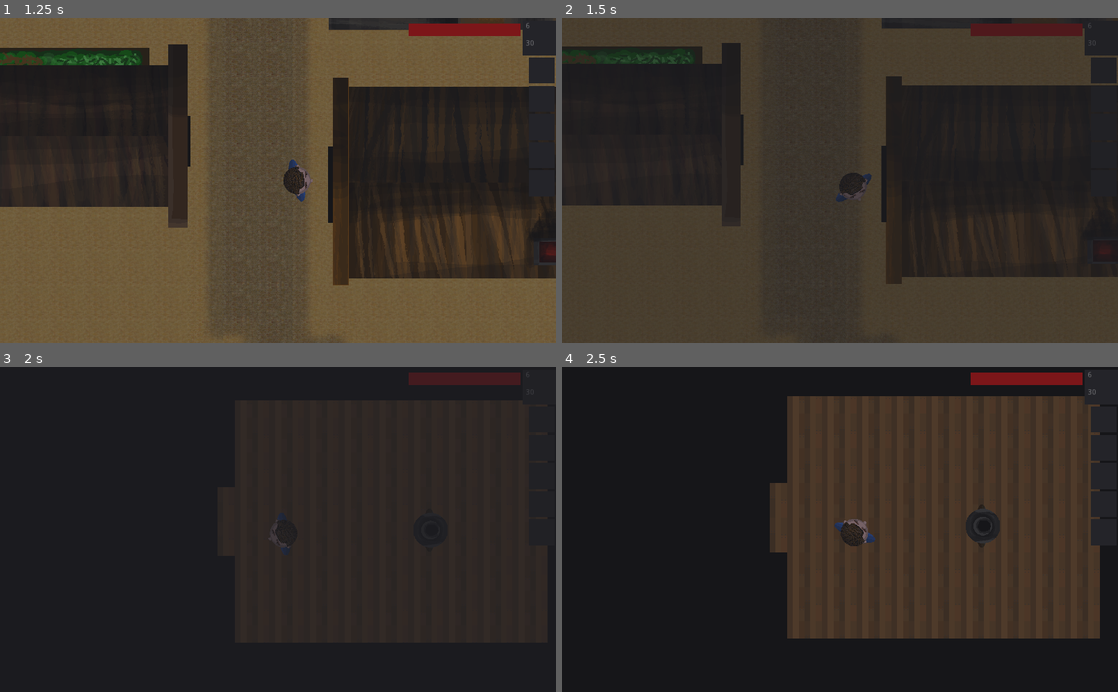
Above: before the commit, frames 1-4 (two rows, left to right).
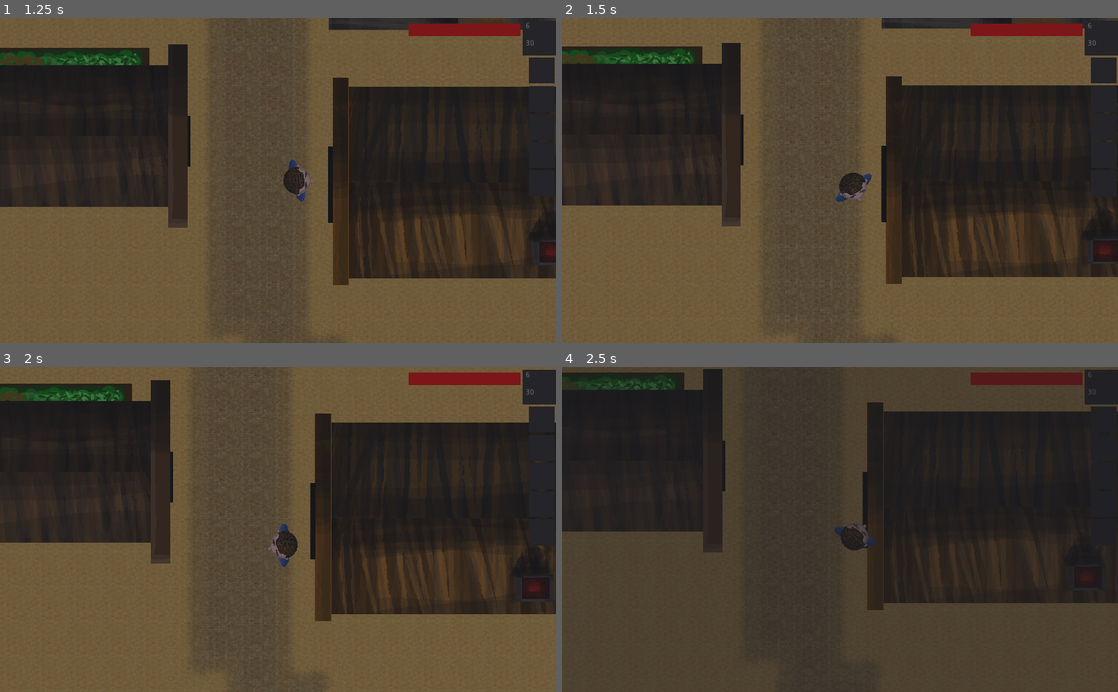
Above: after the commit, the same moments.

Repository: JortvD/ld49
Game: Godot game, scene res://scenes/MainScene.tscn
Same seed, same stepped clock (60 frames per second), same inputs: the game is played once before the commit and once after it. The engine's default icon, where the game draws it, is replaced by a stand-in: a white triangle on a blue panel in a dark square.
Inputs (mouse positions are in pixels of both pictures, inside the frame that each line leads up to):
- Up to frame 1 (1.25 s): tap Enter at 0.5 s; move the mouse to (400, 164) at 0.52 s; hold Right (ui_right) from 0.53 s (still down); tap R at 0.6 s; tap Space at 0.77 s
- Up to frame 2 (1.5 s): move the mouse to (728, 196) at 1.27 s; release Right (ui_right) at 1.28 s; hold Down (ui_down) from 1.28 s (still down); tap H at 1.35 s
- Up to frame 3 (2 s): keep holding Down (ui_down); tap Space at 1.52 s
- Up to frame 4 (2.5 s): move the mouse to (895, 458) at 2.02 s; release Down (ui_down) at 2.03 s; hold Right (ui_right) from 2.03 s (still down); tap C at 2.1 s

Frame 1 is identical in both runs. In frame 2, 56% of the frame differs, in the area x 0-100%, y 0-100%; in frame 3, 62%; in frame 4, 60%.

Commit message:
Bankwoman Dialogue

Diff:
--- a/Player/Player.tscn
+++ b/Player/Player.tscn
@@ -5,9 +5,7 @@
 [ext_resource path="res://head.png" type="Texture" id=3]
 [ext_resource path="res://shoulders_blue.png" type="Texture" id=4]
 
-[sub_resource type="CapsuleShape2D" id=9]
-radius = 23.583
-height = 29.1671
+[sub_resource type="RectangleShape2D" id=9]
 
 [sub_resource type="AtlasTexture" id=2]
 atlas = ExtResource( 4 )
@@ -42,13 +40,13 @@
 }, {
 "frames": [ SubResource( 3 ), SubResource( 4 ), SubResource( 5 ), SubResource( 6 ), SubResource( 7 ), SubResource( 6 ), SubResource( 5 ), SubResource( 4 ) ],
 "loop": true,
-"name": "running",
-"speed": 12.0
+"name": "walking",
+"speed": 8.0
 }, {
 "frames": [ SubResource( 3 ), SubResource( 4 ), SubResource( 5 ), SubResource( 6 ), SubResource( 7 ), SubResource( 6 ), SubResource( 5 ), SubResource( 4 ) ],
 "loop": true,
-"name": "walking",
-"speed": 8.0
+"name": "running",
+"speed": 12.0
 } ]
 
 [node name="Player" type="KinematicBody2D"]
--- a/dialog.json
+++ b/dialog.json
@@ -899,6 +899,54 @@
 			]
 		},
 		{
+			"id": "bankwoman-relaxing",
+			"dictionary": ["npc"],
+			"variables": [],
+			"start": "a1",
+			"messages": [
+				{
+					"id": "a1",
+					"name": "BankWoman",
+					"text": "To be fair I don't know what I am doing here. It's like I'll buy anything here",
+					"type": "EXIT"
+				}
+			]
+		},
+		{
+			"id": "bankwoman-city-hall",
+			"dictionary": ["npc"],
+			"variables": [],
+			"start": "a1",
+			"messages": [
+				{
+					"id": "a1",
+					"name": "BankWoman",
+					"text": "Oh don't mind me being here, I always have to help the mayor with his finances",
+					"next": "a2",
+					"type": "CONTINUE"
+				},{
+					"id": "a2",
+					"name": "BankWoman",
+					"text": "I seriously think without me he would have lost all money already, he is very bad with these kind of things",
+					"type": "EXIT"
+				}
+			]
+		},
+		{
+			"id": "bankwoman-doctor",
+			"dictionary": ["npc"],
+			"variables": [],
+			"start": "a1",
+			"messages": [
+				{
+					"id": "a1",
+					"name": " BankWoman",
+					"text": "You are also here for a daily examination?",
+					"type": "EXIT"
+				}
+			]
+		},
+		{
 			"id": "template",
 			"dictionary": ["npc"],
 			"variables": ["money", "reputation"],
Not shown: 19 places in scenes/MainScene.tscn that only renumber resources
Not shown: 8 places in world/floor.tres that only renumber resources
